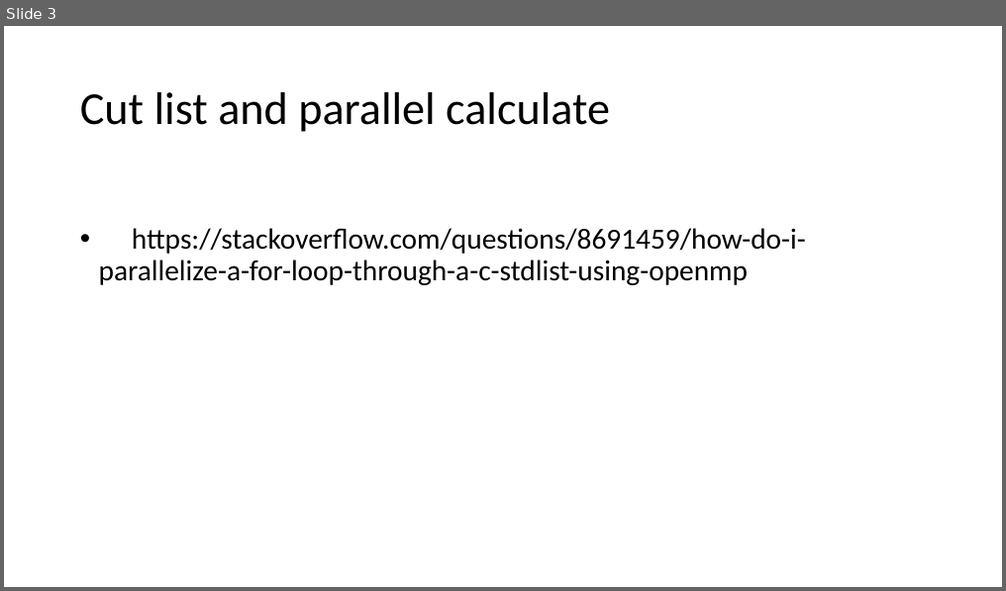
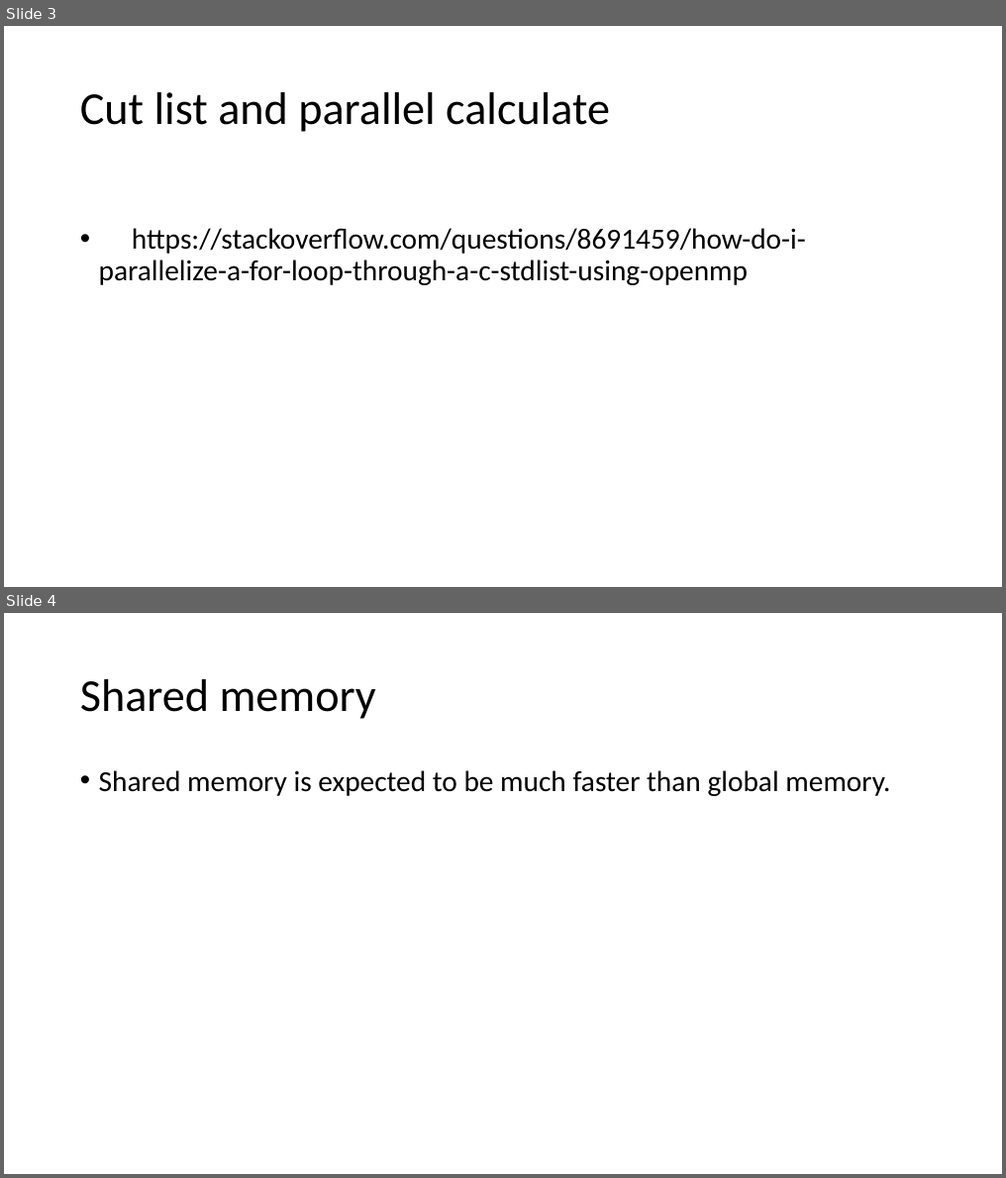
Before and after one commit to UML-Ionosphere-Plasmasphere-Modeling/Coupling-Model, a slide deck: Computational books& papers/cuda.pptx. Shown one above the other, each under a label of ours: slide 3 before the commit, slides 3 and 4 after it. The pictures are 1006x591 and 1006x1178 pixels, drawn with LibreOffice and Linux fonts; fonts in the diff are those of the drawing. Boxes give left, top, right and bottom in pixels: in the first picture for what was removed or moved away, otherwise in the second. Text is boxed around its words. In the diff, an @@ line names an element or a change of style, - is before the commit and + after.

Commit message:
123

```diff
--- a/Computational books& papers/cuda.pptx
+++ b/Computational books& papers/cuda.pptx
@@ slide 4 added at (4, 613, 1002, 1174), background #FFFFFF @@
@@ title added at (80, 679, 376, 719), 44 pt, text #000000 @@
+Shared memory
@@ text added at (99, 770, 890, 796), 28 pt, text #000000 @@
+• Shared memory is expected to be much faster than global memory.
```
Also in this commit, not shown: 1 slide removed.
